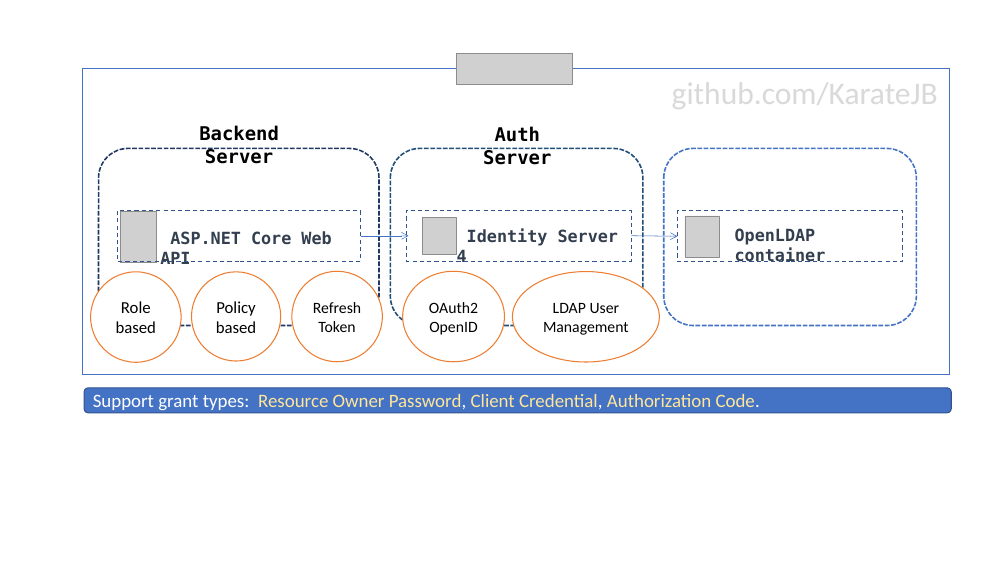
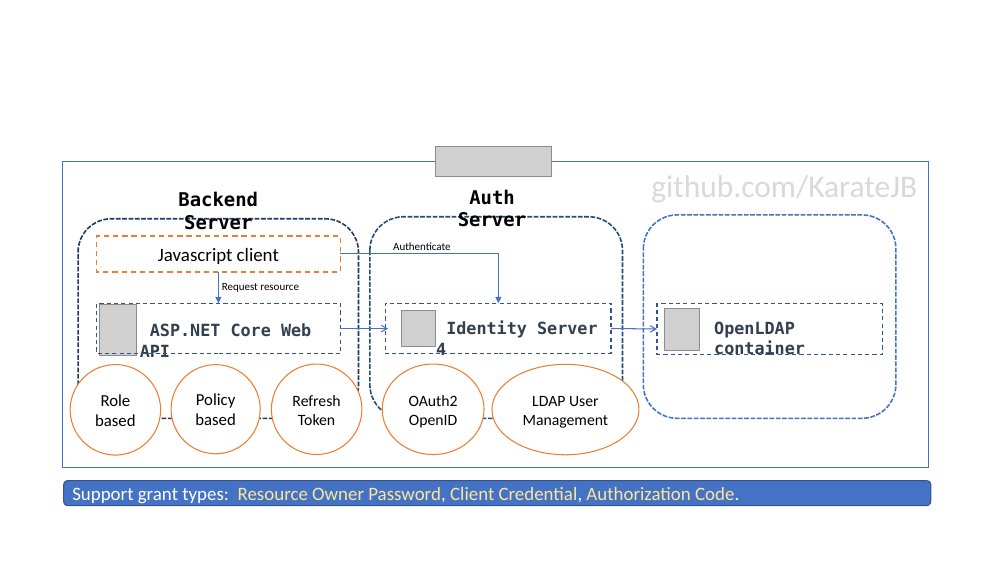
Before and after one commit to KarateJB/AspNetCore.IdentityServer4.Sample, a slide deck: slide 3 of doc/Architecture.pptx. Drawn at 1008x567 pixels with LibreOffice and Linux fonts; fonts in the diff are those of the drawing; grey boxes stand for pictures. Boxes give left, top, right and bottom in pixels: in the first picture for what was removed or moved away, otherwise in the second. Text is boxed around its words. In the diff, an @@ line names an element or a change of style, - is before the commit and + after.

```diff
--- a/doc/Architecture.pptx
+++ b/doc/Architecture.pptx
@@ text "Backend Server": place and size @@
-text "Backend Server" at [199, 125, 279, 164]
+text "Backend Server" at [178, 191, 258, 230]
@@ text "Auth Server": place and size @@
-text "Auth Server" at [483, 126, 551, 165]
+text "Auth Server" at [458, 189, 526, 227]
@@ rounded rectangle: place and size @@
-rounded rectangle at [98, 148, 379, 325]
+rounded rectangle at [78, 219, 358, 418]
@@ rectangle added at [97, 236, 340, 272], fill #FFFFFF, outline #ED7D31 1.25 pt dashed, 18 pt, text #000000 @@
+Javascript client
@@ rounded rectangle: place and size @@
-rounded rectangle at [390, 148, 643, 325]
+rounded rectangle at [370, 217, 622, 419]
@@ rounded rectangle: place and size @@
-rounded rectangle at [664, 148, 917, 325]
+rounded rectangle at [644, 215, 896, 418]
@@ elbow arrow added from (340, 254) to (498, 303), #4472C4 1 pt @@
@@ text added at [393, 242, 450, 250], 10.5 pt, text #000000 @@
+Authenticate
@@ arrow added from (219, 272) to (219, 303), #4472C4 1 pt @@
@@ text added at [222, 283, 299, 292], 10.5 pt, text #000000 @@
+Request resource
@@ 4 pictures, 4 texts, 4 rectangles, 3 ellipses, 1 rounded rectangle, 1 arrow: place and size @@
-4 pictures, 4 texts, 4 rectangles, 3 ellipses, 1 rounded rectangle, 1 arrow at [83, 54, 951, 413]
+4 pictures, 4 texts, 4 rectangles, 3 ellipses, 1 rounded rectangle, 1 arrow at [63, 147, 931, 506]
@@ arrow (340, 329) - (388, 329): stroke #4472C4 0.5 pt to #4472C4 1 pt @@
@@ 2 ellipses, 1 arrow: place and size @@
-2 ellipses, 1 arrow at [91, 236, 678, 363]
+2 ellipses, 1 arrow at [70, 328, 657, 455]
@@ arrow (611, 328) - (657, 329): stroke #4472C4 0.5 pt to #4472C4 1 pt @@
```
Also in this commit, not shown: 1 other slide changed, 1 other file.
